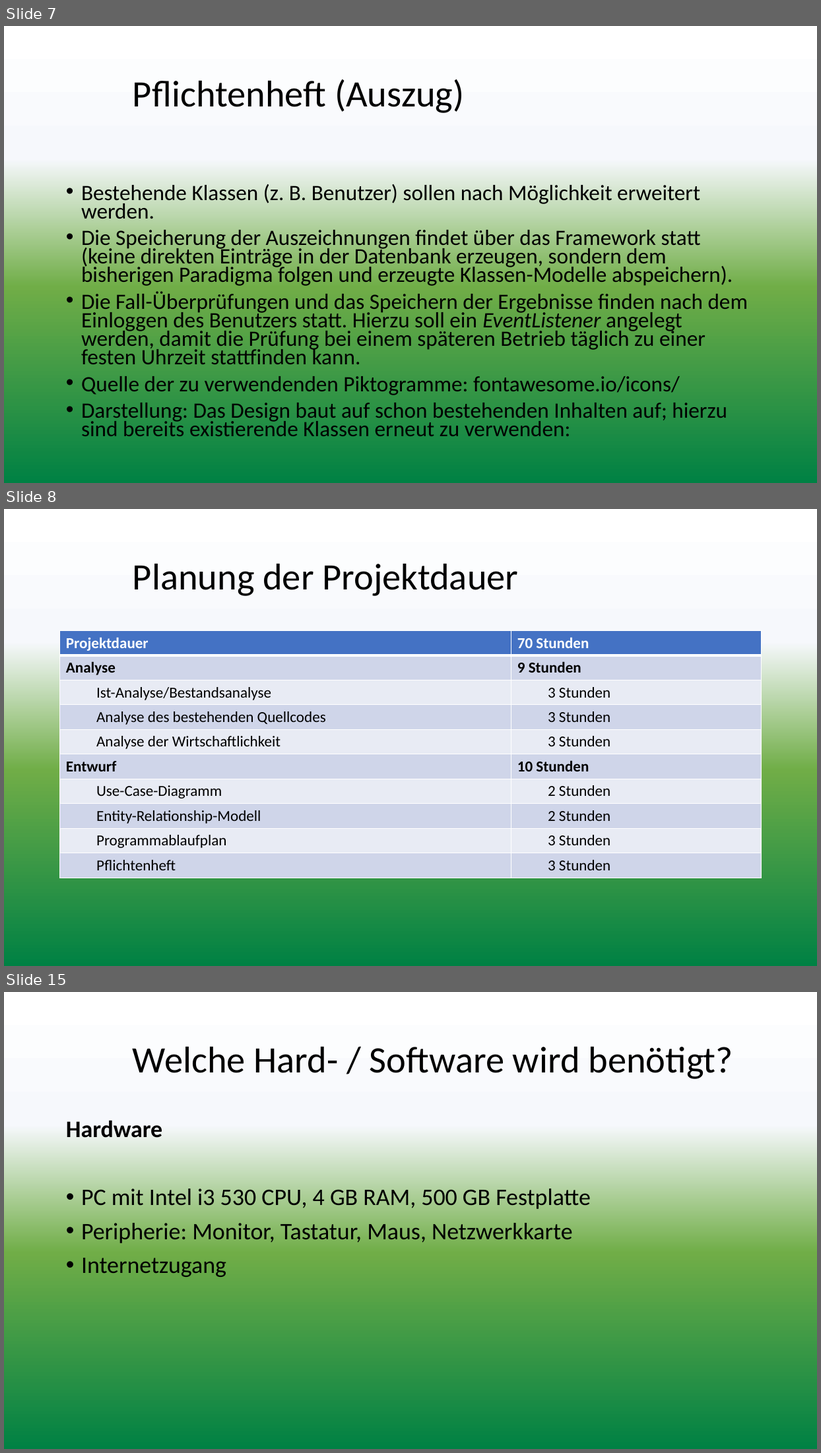
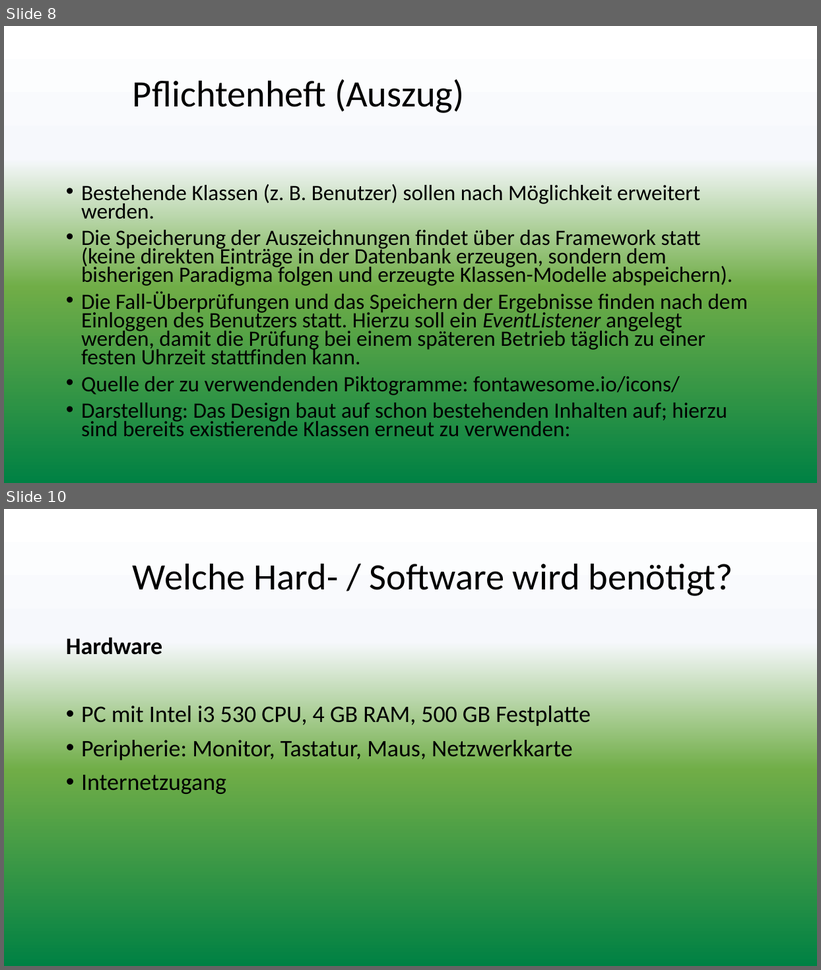
Before and after one commit to hgreis/IHK, a slide deck: presentation/Präsentation.pptx. Shown one above the other, each under a label of ours: slides 7, 8 and 15 before the commit, slides 8 and 10 after it; the slides between them are not shown. The pictures are 821x1453 and 821x970 pixels, drawn with LibreOffice and Linux fonts; fonts in the diff are those of the drawing; background and template pictures are left out. Boxes give left, top, right and bottom in pixels: in the first picture for what was removed or moved away, otherwise in the second. Text is boxed around its words. In the diff, an @@ line names an element or a change of style, - is before the commit and + after.

```diff
--- a/presentation/Präsentation.pptx
+++ b/presentation/Präsentation.pptx
@@ slide 8 removed at [4,509,817,966], background gradient #FFFFFF to #F6F8FC to #70AD47 to #008144 to #018243 @@
@@ title removed at [133,563,518,596] @@
-Planung der Projektdauer
@@ table removed at [60,631,762,879], 10 rows, 2 columns @@
-Projektdauer | 70 Stunden
-Analyse | 9 Stunden
-Ist-Analyse/Bestandsanalyse | 3 Stunden
-Analyse des bestehenden Quellcodes | 3 Stunden
-Analyse der Wirtschaftlichkeit | 3 Stunden
-Entwurf | 10 Stunden
-Use-Case-Diagramm | 2 Stunden
-Entity-Relationship-Modell | 2 Stunden
-Programmablaufplan | 3 Stunden
-Pflichtenheft | 3 Stunden
@@ what was slide 7 is now slide 8 @@
@@ what was slide 15 is now slide 10 @@
```
Also in this commit, not shown: 4 slides changed, 1 slide added, 14 other slides removed.
